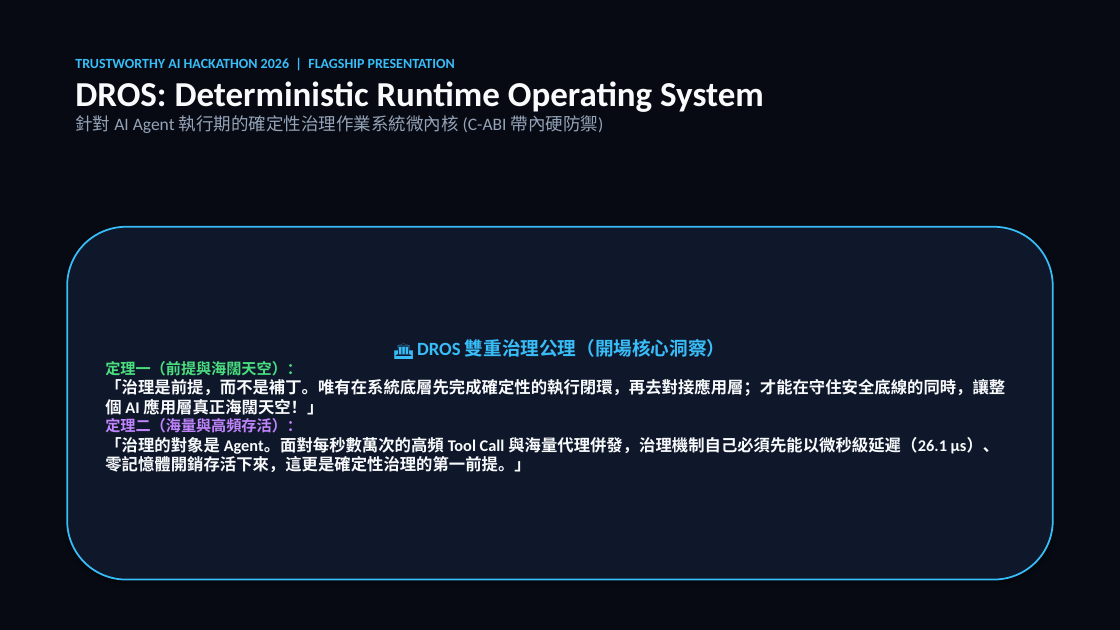
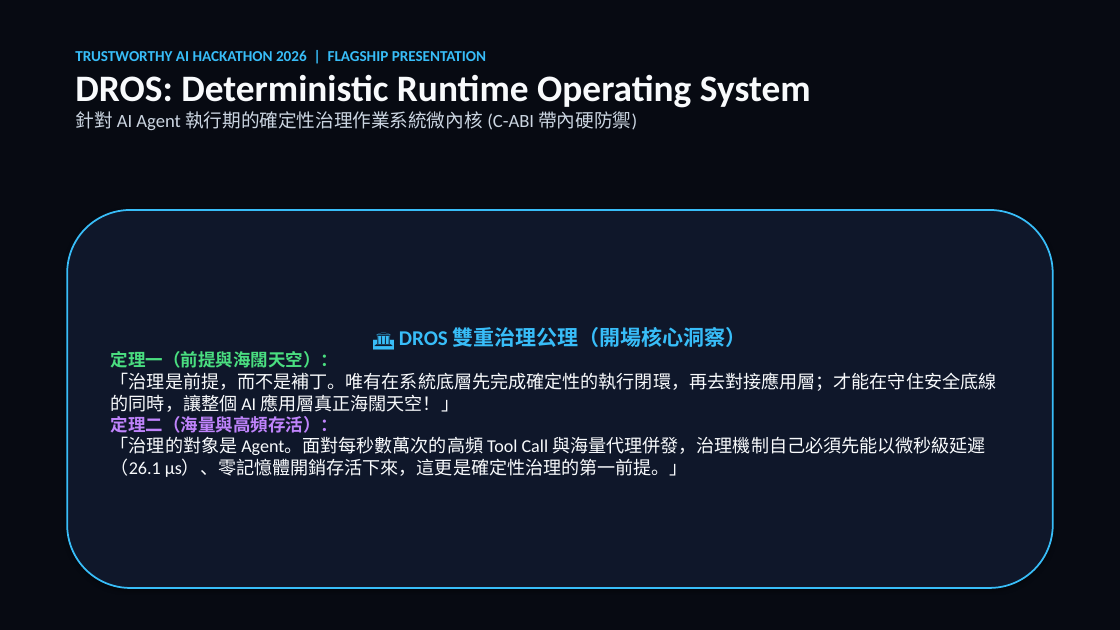
Before and after one commit to Top-Celestial-Company-Ltd/DROS-Hackathon-Showcase, a slide deck: slide 1 of DROS_DEMO.pptx. Drawn at 1120x630 pixels with LibreOffice and Linux fonts; fonts in the diff are those of the drawing. Boxes give left, top, right and bottom in pixels: in the first picture for what was removed or moved away, otherwise in the second. Text is boxed around its words. In the diff, an @@ line names an element or a change of style, - is before the commit and + after.

```diff
--- a/DROS_DEMO.pptx
+++ b/DROS_DEMO.pptx
@@ text "TRUSTWORTHY AI HACKATHON 2026 | ...": place and size @@
-text "TRUSTWORTHY AI HACKATHON 2026 | ..." at [75,58,764,133]
+text "TRUSTWORTHY AI HACKATHON 2026 | ..." at [75,50,811,130]
@@ text "TRUSTWORTHY AI HACKATHON 2026 | ..." at [75,50,811,130]: size 12 to 13 pt in "TRUSTWORTHY AI HACKATHON 2026 | FLAGSHIP PRESENTATION"; size 30 to 32 pt in "DROS: Deterministic Runtime Operating System"; size 15 to 16 pt, text colour #94A3B8 to #CBD5E1 in "針對 AI Agent 執行期的確定性治理作業系統微內核 (C-ABI 帶內硬防禦)" @@
@@ rounded rectangle "🏛️ DROS 雙重治理公理（開場核心洞察）": place and size @@
-rounded rectangle "🏛️ DROS 雙重治理公理（開場核心洞察）" at [67,227,1053,580]
+rounded rectangle "🏛️ DROS 雙重治理公理（開場核心洞察）" at [67,210,1053,588]
@@ rounded rectangle "🏛️ DROS 雙重治理公理（開場核心洞察）" at [67,210,1053,588]: size 16 to 18 pt in "🏛️ DROS 雙重治理公理（開場核心洞察）"; size 13 to 15 pt in "定理一（前提與海闊天空）：", "定理二（海量與高頻存活）："; size 14 to 15.5 pt, bold off in "「治理是前提，而不是補丁。唯有在系統底層先完成確定性的執行閉環，再去對接應用層；才能在守住安全底線的同時，讓整個 AI  ...", "「治理的對象是 Agent。面對每秒數萬次的高頻 Tool Call 與海量代理併發，治理機制自己必須先能以微秒級延遲（ ..." @@
```
Also in this commit, not shown: 7 other slides changed, 1 slide added.
